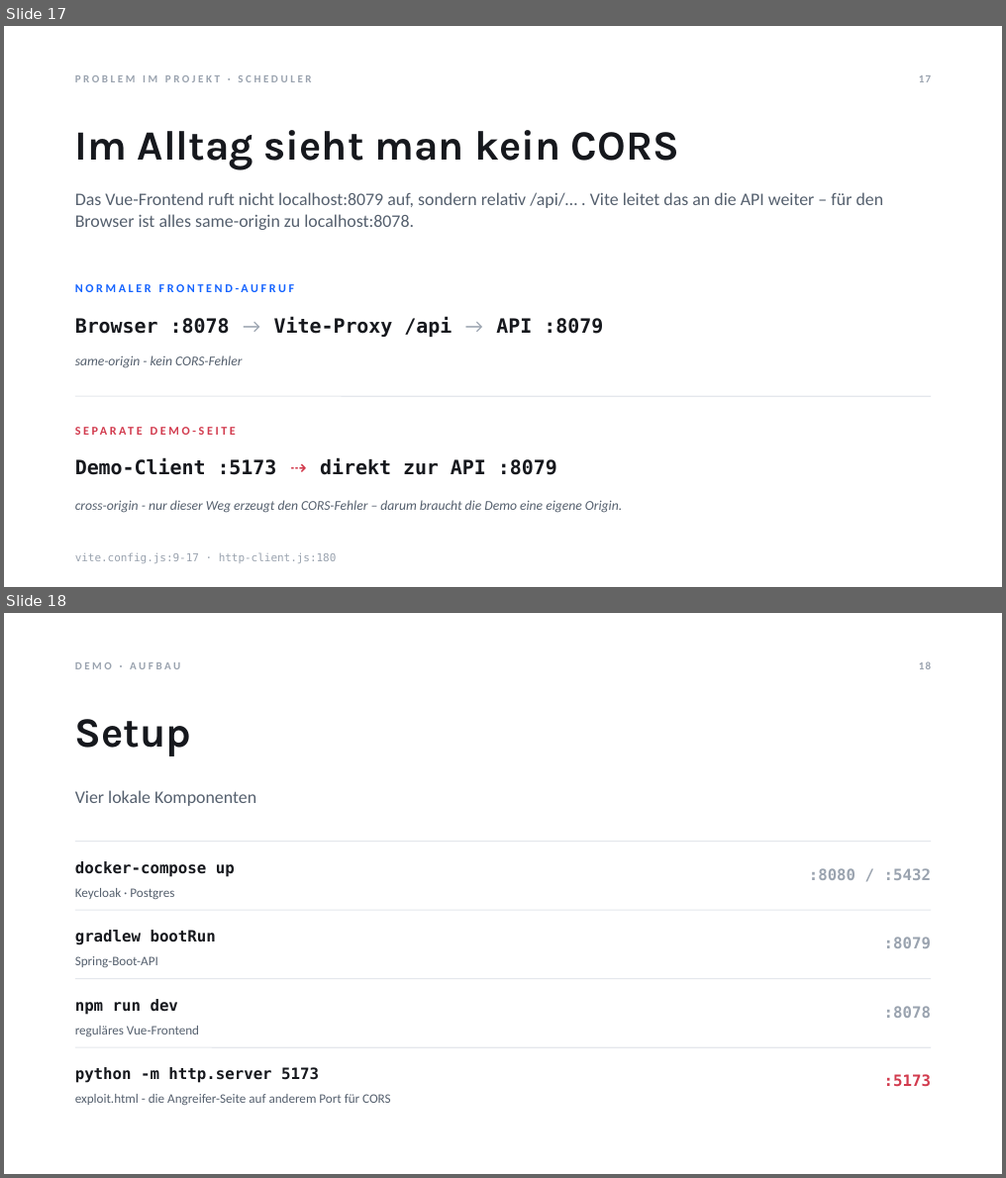
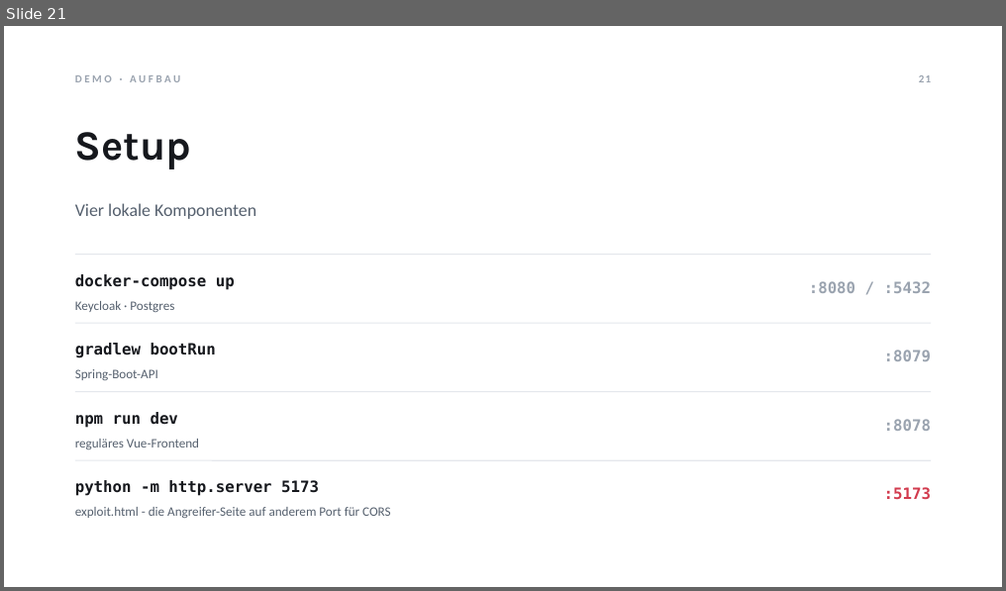
Before and after one commit to Tom-N-M/its-xss_and_cors, a slide deck: XSS-CORS-Praesentation.pptx. Shown one above the other, each under a label of ours: slides 17 and 18 before the commit, slide 21 after it. The pictures are 1006x1178 and 1006x591 pixels, drawn with LibreOffice and Linux fonts; fonts in the diff are those of the drawing. Boxes give left, top, right and bottom in pixels: in the first picture for what was removed or moved away, otherwise in the second. Text is boxed around its words. In the diff, an @@ line names an element or a change of style, - is before the commit and + after.

```diff
--- a/XSS-CORS-Praesentation.pptx
+++ b/XSS-CORS-Praesentation.pptx
@@ slide 17 removed at box(4, 26, 1002, 587), background #FFFFFF @@
@@ text removed at box(75, 76, 311, 82) @@
-PROBLEM IM PROJEKT · SCHEDULER
@@ page number removed at box(919, 76, 931, 82) @@
-17
@@ text removed at box(75, 130, 679, 171) @@
-Im Alltag sieht man kein CORS
@@ text removed at box(75, 192, 884, 230) @@
-Das Vue-Frontend ruft nicht localhost:8079 auf, sondern relativ /api/… . Vite leitet das an die API weiter – für den Browser ist alles same-origin zu localhost:8078.
@@ text removed at box(75, 284, 294, 292) @@
-NORMALER FRONTEND-AUFRUF
@@ text removed at box(75, 317, 603, 337) @@
-Browser :8078 → Vite-Proxy /api → API :8079
@@ text removed at box(75, 356, 242, 369) @@
-same-origin - kein CORS-Fehler
@@ line removed from (75, 396) to (931, 396) @@
@@ text removed at box(75, 459, 206, 475) @@
-SEPARATE DEMO-SEITE
@@ text removed at box(75, 459, 557, 475) @@
-Demo-Client :5173 ⇢ direkt zur API :8079
@@ text removed at box(75, 500, 622, 513) @@
-cross-origin - nur dieser Weg erzeugt den CORS-Fehler – darum braucht die Demo eine eigene Origin.
@@ text removed at box(75, 553, 337, 564) @@
-vite.config.js:9-17 · http-client.js:180
@@ what was slide 18 is now slide 21 @@
@@ page number at box(919, 76, 931, 82): text changed @@
-18
+21
```
Also in this commit, not shown: 3 slides changed, 5 slides added, 1 other slide removed, 1 other file.
